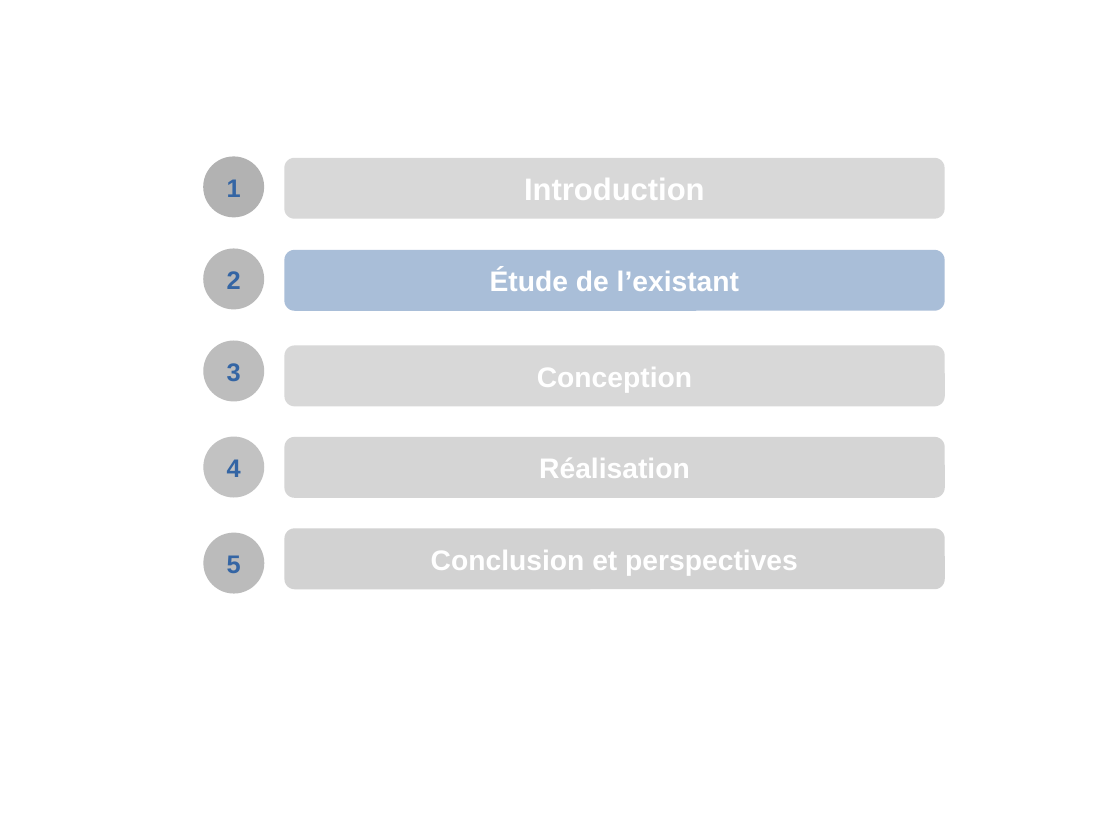
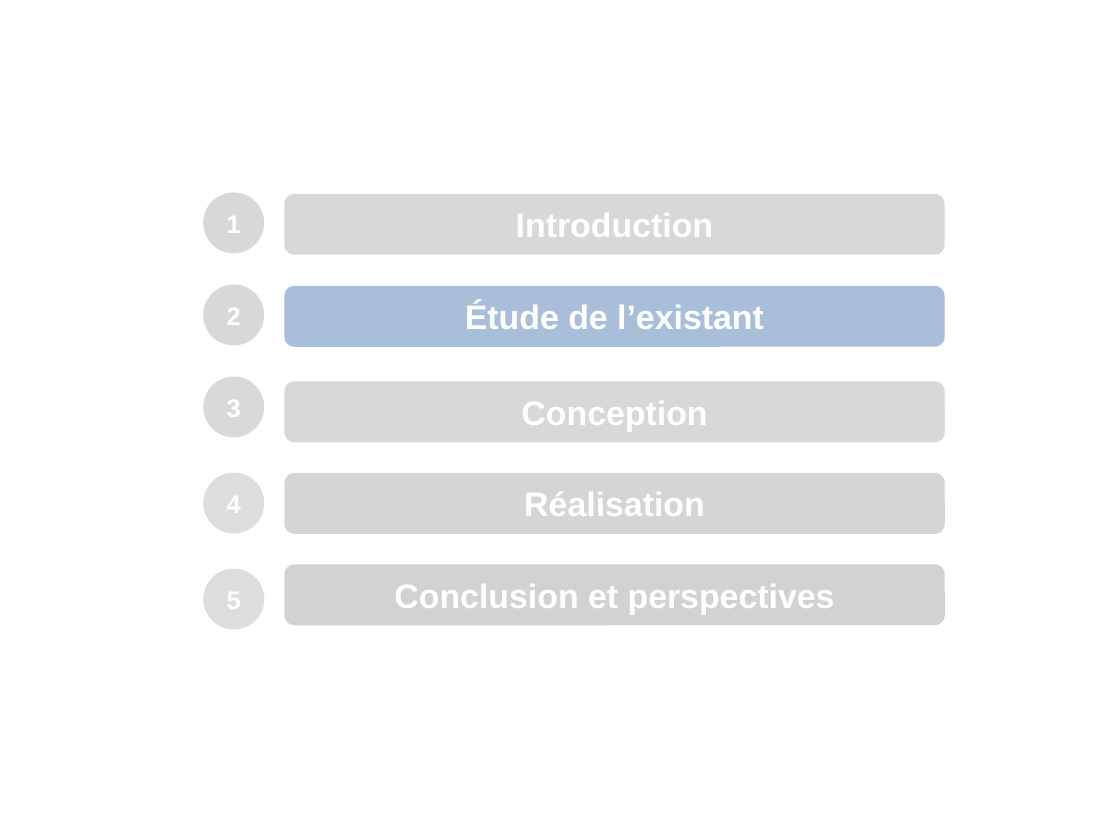
Before and after one commit to amine95bz/PFE, a slide deck: slide 5 of presentation.odp. Drawn at 1120x840 pixels with LibreOffice and Linux fonts; fonts in the diff are those of the drawing; background and template pictures are left out. Boxes give left, top, right and bottom in pixels: in the first picture for what was removed or moved away, otherwise in the second. Text is boxed around its words. In the diff, an @@ line names an element or a change of style, - is before the commit and + after.

```diff
--- a/presentation.odp
+++ b/presentation.odp
@@ ellipse "1" at box(203, 192, 264, 253): text colour #3465A4 to #FFFFFF; fill #B2B2B2 to #B2B2B2 at 50% opacity @@
@@ rounded rectangle "Introduction" at box(285, 194, 945, 255): size 22 to 24 pt @@
@@ ellipse "2" at box(203, 285, 264, 346): text colour #3465A4 to #FFFFFF; fill #B2B2B2 at 90% opacity to #B2B2B2 at 50% opacity @@
@@ 5 rounded rectangles, 5 ellipses: place and size @@
-5 rounded rectangles, 5 ellipses at box(203, 157, 945, 594)
+5 rounded rectangles, 5 ellipses at box(203, 192, 945, 630)
@@ ellipse "3" at box(203, 377, 264, 438): text colour #3465A4 to #FFFFFF; fill #B2B2B2 at 85% opacity to #B2B2B2 at 49% opacity @@
@@ ellipse "4" at box(203, 473, 264, 534): text colour #3465A4 to #FFFFFF; fill #B2B2B2 at 79% opacity to #B2B2B2 at 44% opacity @@
@@ size 20 to 24 pt in 4 elements at box(285, 381, 945, 442), box(285, 564, 945, 625), box(285, 286, 945, 347), box(285, 473, 945, 534) @@
@@ ellipse "5" at box(203, 569, 264, 630): text colour #3465A4 to #FFFFFF; fill #B2B2B2 at 88% opacity to #B2B2B2 at 44% opacity @@
```
Also in this commit, not shown: 12 other slides changed, 1 slide added, 1 slide removed, 2 other files.
